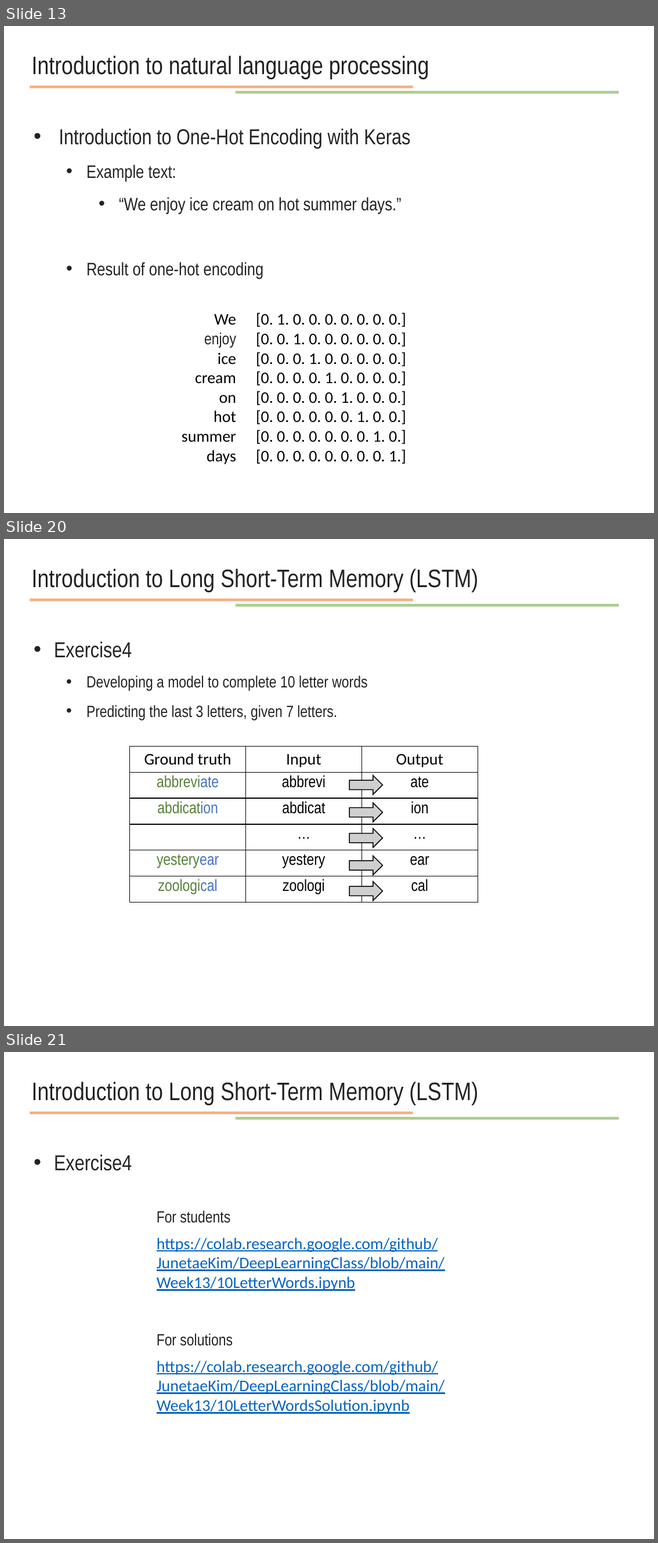
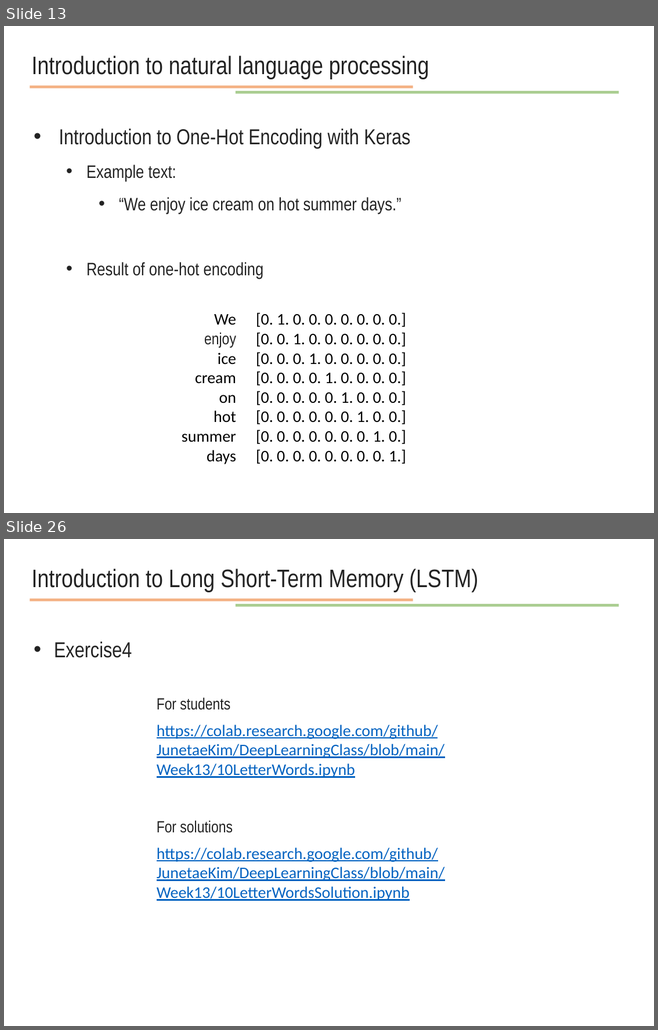
Before and after one commit to JunetaeKim/DeepLearningClass, a slide deck: Week14/week14 natural language processing.pptx. Shown one above the other, each under a label of ours: slides 13, 20 and 21 before the commit, slides 13 and 26 after it; the slides between them are not shown. The pictures are 658x1543 and 658x1030 pixels, drawn with LibreOffice and Linux fonts; fonts in the diff are those of the drawing. Boxes give left, top, right and bottom in pixels: in the first picture for what was removed or moved away, otherwise in the second. Text is boxed around its words. In the diff, an @@ line names an element or a change of style, - is before the commit and + after.

```diff
--- a/Week14/week14 natural language processing.pptx
+++ b/Week14/week14 natural language processing.pptx
@@ slide 20 removed at (x1=4, y1=539, x2=654, y2=1026), background #FFFFFF @@
@@ text removed at (x1=32, y1=569, x2=478, y2=592) @@
-Introduction to Long Short-Term Memory (LSTM)
@@ line removed from (30, 600) to (412, 600) @@
@@ line removed from (235, 605) to (619, 605) @@
@@ text removed at (x1=54, y1=642, x2=367, y2=721) @@
-• Exercise4
-  • Developing a model to complete 10 letter words
-  • Predicting the last 3 letters, given 7 letters.
@@ table removed at (x1=130, y1=746, x2=477, y2=902), 6 rows, 3 columns @@
-Ground truth | Input | Output
-abbreviate | abbrevi | ate
-abdication | abdicat | ion
- | … | …
-yesteryear | yestery | ear
-zoological | zoologi | cal
@@ right arrow removed at (x1=349, y1=776, x2=382, y2=794) @@
@@ right arrow removed at (x1=349, y1=803, x2=382, y2=821) @@
@@ right arrow removed at (x1=349, y1=829, x2=382, y2=848) @@
@@ right arrow removed at (x1=349, y1=856, x2=382, y2=875) @@
@@ right arrow removed at (x1=349, y1=882, x2=382, y2=901) @@
@@ what was slide 21 is now slide 26 @@
```
Also in this commit, not shown: 4 slides changed, 9 slides added, 3 other slides removed, 4 other files.
